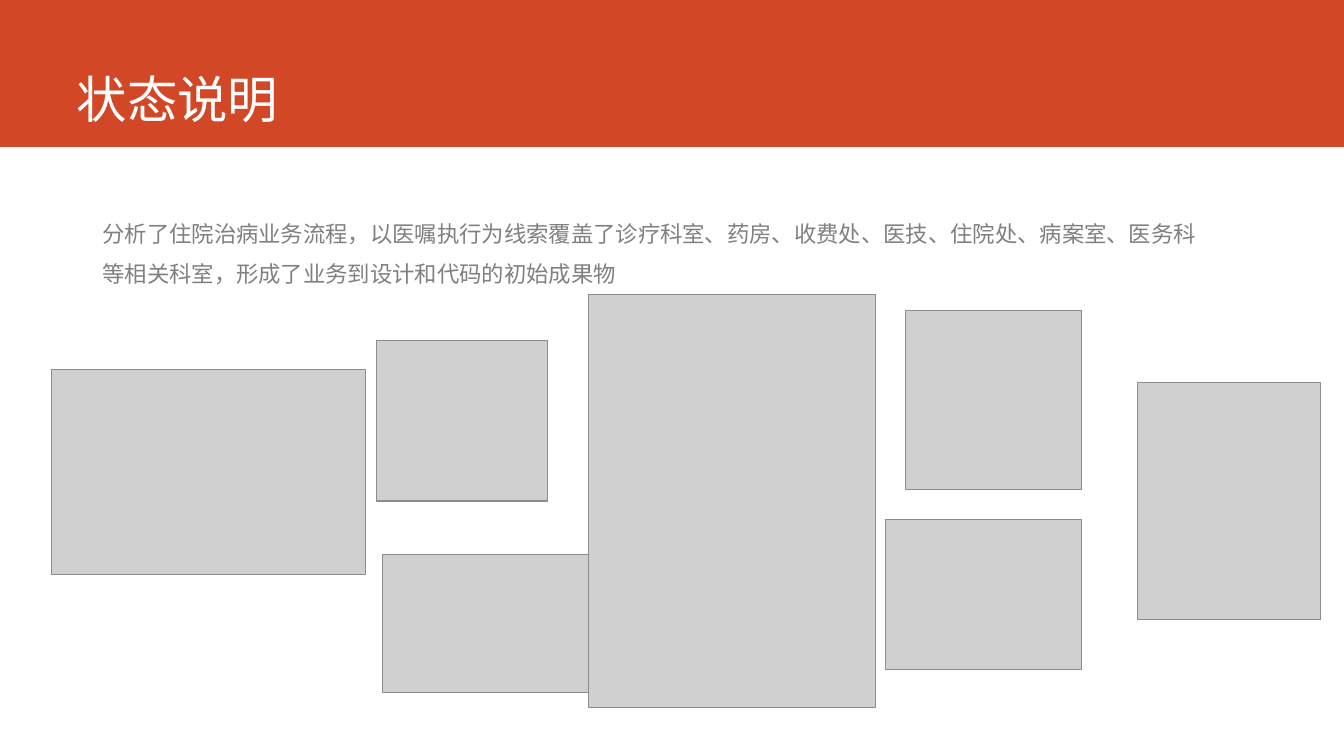
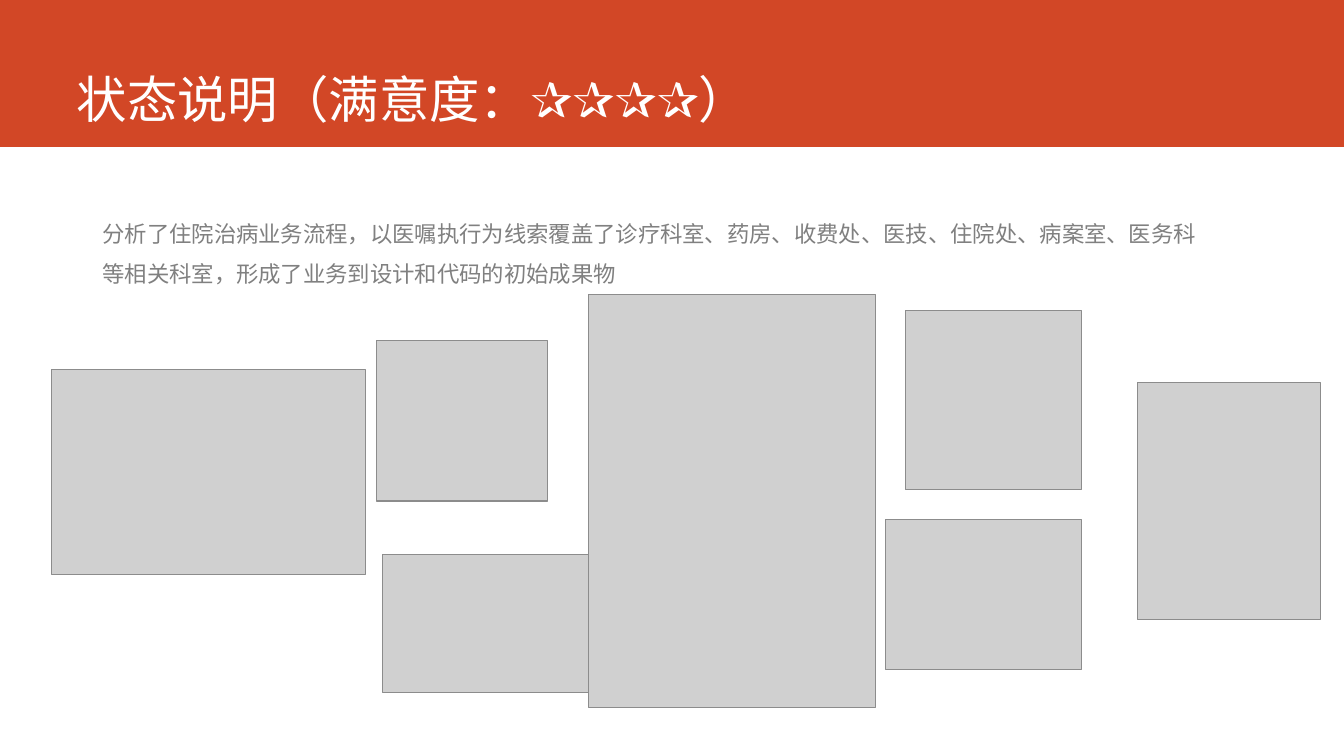
Before and after one commit to AppSecAI-TEST/hospital, a slide deck: slide 3 of doc/状态报告 2017-2-27.pptx. Drawn at 1344x756 pixels with LibreOffice and Linux fonts; fonts in the diff are those of the drawing; grey boxes stand for pictures. Boxes give left, top, right and bottom in pixels: in the first picture for what was removed or moved away, otherwise in the second. Text is boxed around its words. In the diff, an @@ line names an element or a change of style, - is before the commit and + after.

```diff
--- a/doc/状态报告 2017-2-27.pptx
+++ b/doc/状态报告 2017-2-27.pptx
@@ title at (x1=77, y1=75, x2=531, y2=123): text changed @@
-状态说明
+状态说明（满意度：✰✰✰✰）
```
Also in this commit, not shown: 3 other slides changed, 3 slides added, 1 slide removed.
